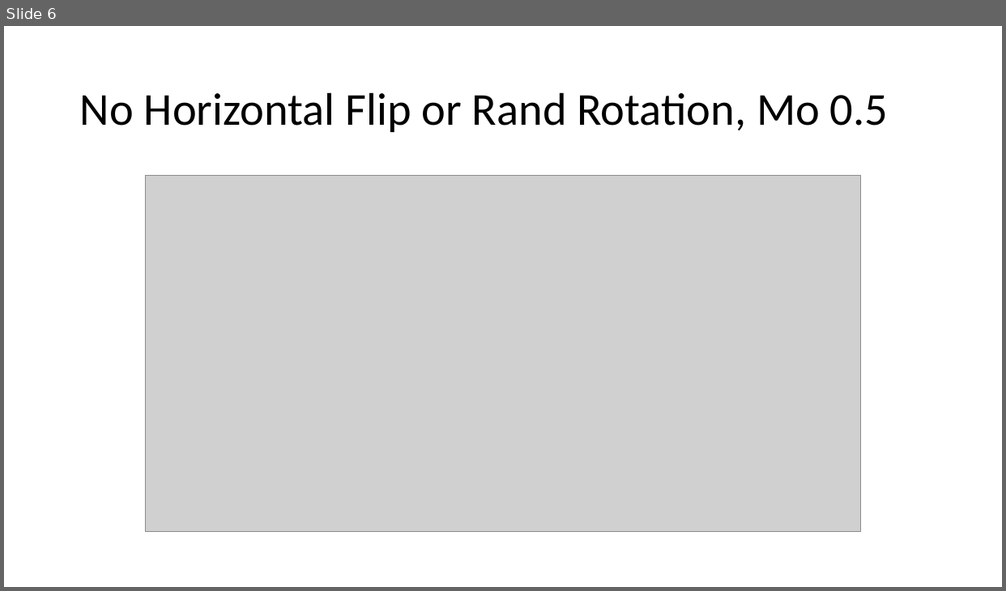
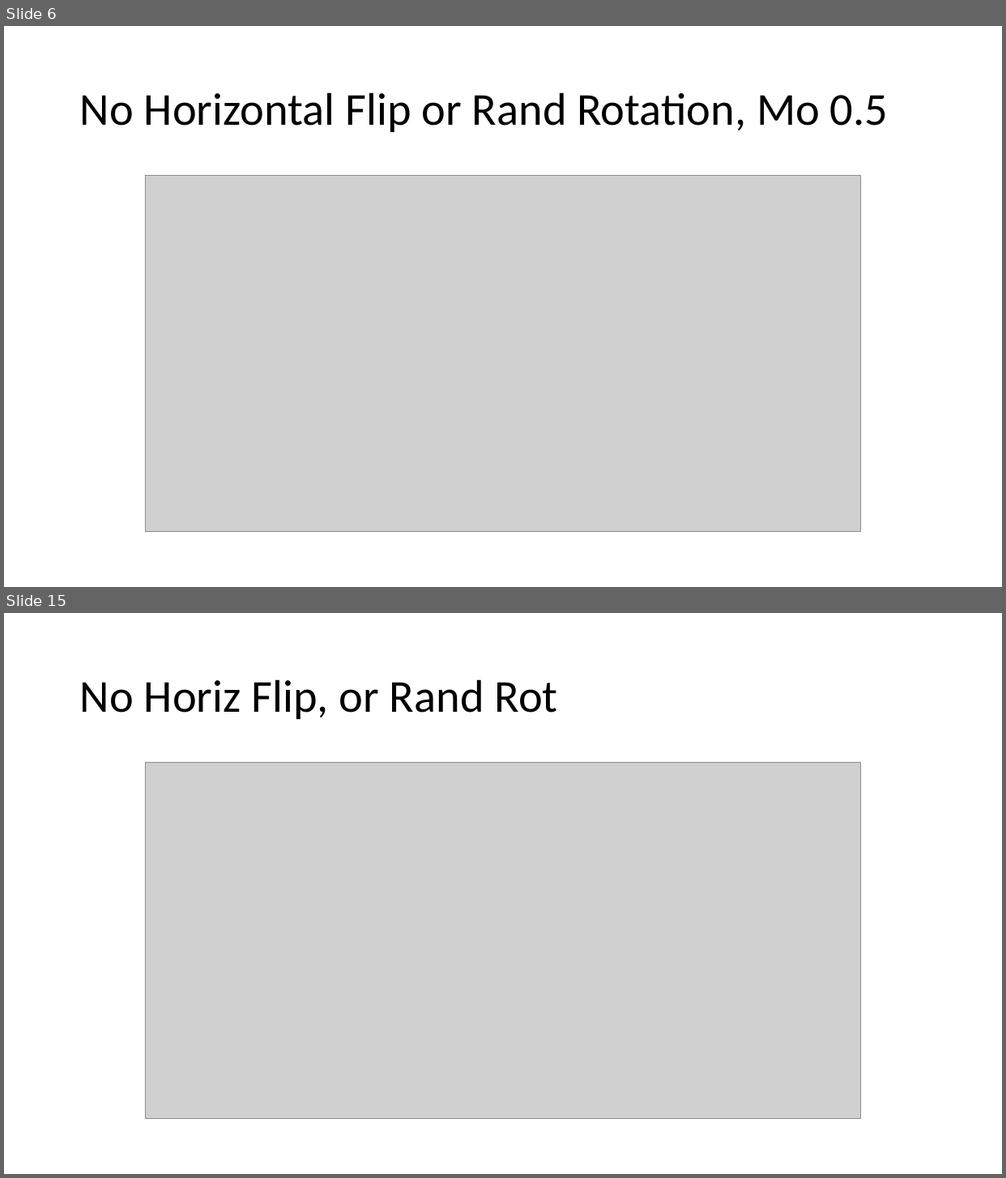
Before and after one commit to DarkEQ/BIM_284_ML_Project, a slide deck: History.pptx. Shown one above the other, each under a label of ours: slide 6 before the commit, slides 6 and 15 after it; the slides between them are not shown. The pictures are 1006x591 and 1006x1178 pixels, drawn with LibreOffice and Linux fonts; fonts in the diff are those of the drawing; grey boxes stand for pictures. Boxes give left, top, right and bottom in pixels: in the first picture for what was removed or moved away, otherwise in the second. Text is boxed around its words. In the diff, an @@ line names an element or a change of style, - is before the commit and + after.

```diff
--- a/History.pptx
+++ b/History.pptx
@@ slide 15 added at [4,613,1002,1174], background #FFFFFF @@
@@ title added at [80,679,557,719], 44 pt, text #000000 @@
+No Horiz Flip, or Rand Rot
@@ picture added at [146,763,861,1119] @@
```
Also in this commit, not shown: 9 other slides added.
